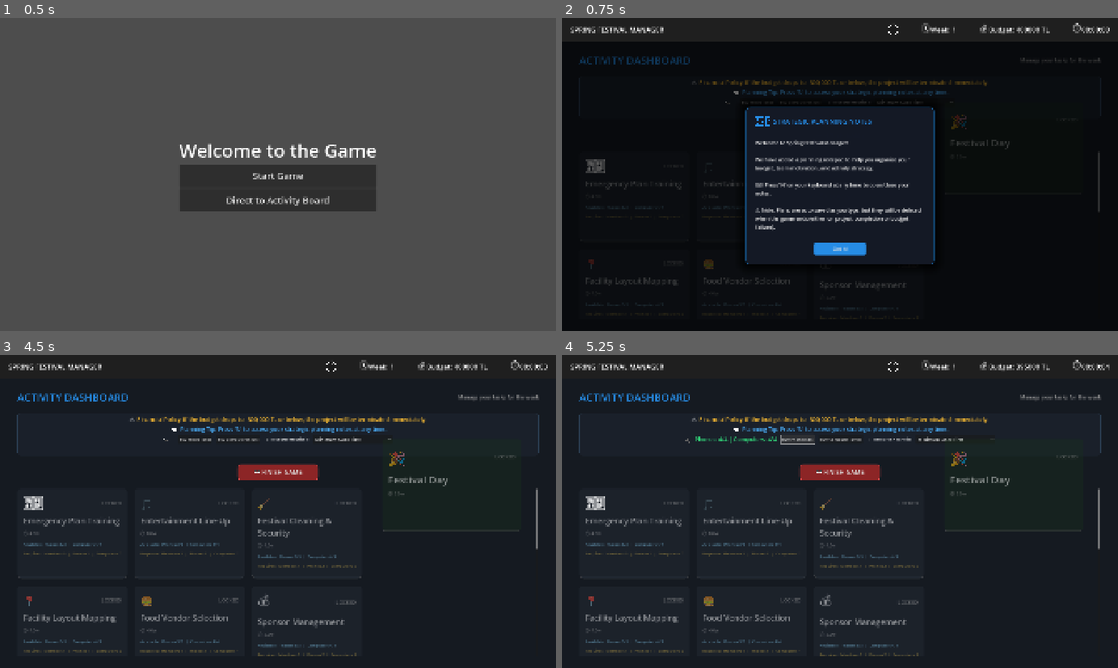
Above: before the commit, frames 1-4 (two rows, left to right).
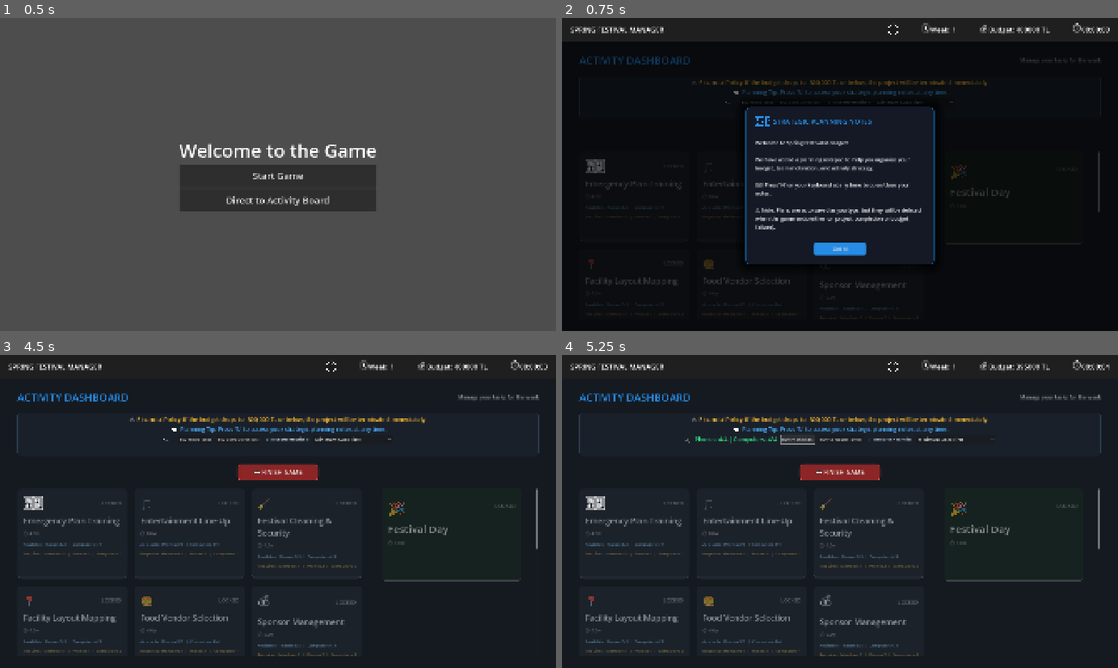
Above: after the commit, the same moments.

Repository: oozankoyuncu/Bitirme-Projesi
Game: Godot game, scene res://main_menu.tscn
The game is run twice, just before and just after one commit, with the same random seed, the same clock (stepped at 60 frames per second) and the same inputs.
Inputs:
- Up to frame 1 (0.5 s): no input
- Up to frame 2 (0.75 s): click "Direct to Activity Board" at 0.5 s
- Up to frame 3 (4.5 s): click "Buy Phone ($5k)" at 1.25 s; click "Buy Computer ($10k)" at 2 s; click "Minimum Slack First" at 2.75 s; click "🏁 FINISH GAME" at 3.5 s; click "Got It!" at 4.25 s
- Up to frame 4 (5.25 s): click "Buy Phone ($5k)" at 5 s

Frame 1 is identical in both runs. In frame 2, 0.3% of the frame differs, in the area x 70-91%, y 30-58%; in frame 3, 0.6%; in frame 4, 0.6%, in the area x 68-94%, y 26-73%.

Commit message:
Feedback sayfası, festival day e gidiş, Tablo değerleri entegresi

Diff:
--- a/data/decoration_themes.json
+++ b/data/decoration_themes.json
@@ -1,40 +1,76 @@
 {
   "decoration_themes": [
 	{
-	  "id": "electro_neon",
-	  "name": "Neon Nights",
-	  "cost": 4500,
-	  "setup_duration": 4,
-	  "satisfaction_impact": 9,
-	  "complexity": 6,
-	  "space_impact": 6
-	},
-	{
-	  "id": "colorful_carnival",
-	  "name": "Vibrant Color Summer",
-	  "cost": 2800,
+	  "id": "urban_minimal",
+	  "name": "Urban Minimal",
 	  "setup_duration": 2,
-	  "satisfaction_impact": 8,
-	  "complexity": 3,
+	  "cost": 87000,
+	  "satisfaction_impact": 1,
+	  "complexity": 5,
 	  "space_impact": 5
 	},
 	{
-	  "id": "old_school_retro",
-	  "name": "Old School 90s Retro",
-	  "cost": 1500,
+	  "id": "color_pulse",
+	  "name": "Color Pulse",
 	  "setup_duration": 1,
-	  "satisfaction_impact": 6,
+	  "cost": 108000,
+	  "satisfaction_impact": 2,
+	  "complexity": 5,
+	  "space_impact": 4
+	},
+	{
+	  "id": "night_lights",
+	  "name": "Night Lights",
+	  "setup_duration": 3,
+	  "cost": 75000,
+	  "satisfaction_impact": 1,
+	  "complexity": 4,
+	  "space_impact": 3
+	},
+	{
+	  "id": "retro_street",
+	  "name": "Retro Street",
+	  "setup_duration": 1,
+	  "cost": 141000,
+	  "satisfaction_impact": 3,
+	  "complexity": 3,
+	  "space_impact": 2
+	},
+	{
+	  "id": "open_nature",
+	  "name": "Open Nature",
+	  "setup_duration": 2,
+	  "cost": 151000,
+	  "satisfaction_impact": 4,
+	  "complexity": 3,
+	  "space_impact": 3
+	},
+	{
+	  "id": "neon_grid",
+	  "name": "Neon Grid",
+	  "setup_duration": 2,
+	  "cost": 150000,
+	  "satisfaction_impact": 3,
 	  "complexity": 2,
 	  "space_impact": 3
 	},
 	{
-	  "id": "freedom_time",
-	  "name": "Beyond Freedom",
-	  "cost": 3750,
+	  "id": "classic_setup",
+	  "name": "Classic Setup",
+	  "setup_duration": 3,
+	  "cost": 104000,
+	  "satisfaction_impact": 2,
+	  "complexity": 4,
+	  "space_impact": 2
+	},
+	{
+	  "id": "dynamic_flow",
+	  "name": "Dynamic Flow",
 	  "setup_duration": 1,
-	  "satisfaction_impact": 8,
-	  "complexity": 2,
-	  "space_impact": 4
+	  "cost": 126000,
+	  "satisfaction_impact": 3,
+	  "complexity": 5,
+	  "space_impact": 1
 	}
   ]
 }
--- a/data/sound_systems.json
+++ b/data/sound_systems.json
@@ -1,31 +1,58 @@
 {
   "sound_systems": [
     {
-      "id": "basic_system",
-      "name": "Basic Audio System",
-      "cost": 1000,
+      "id": "sound_system_1",
+      "name": "Sound System Version 1",
+      "cost": 150000,
+      "sound_quality": 5,
+      "technical_skill_level": 2,
+      "electricity_consumption": 4,
+      "setup_duration": 3
+    },
+    {
+      "id": "sound_system_2",
+      "name": "Sound System Version 2",
+      "cost": 131000,
+      "sound_quality": 5,
+      "technical_skill_level": 4,
+      "electricity_consumption": 3,
+      "setup_duration": 4
+    },
+    {
+      "id": "sound_system_3",
+      "name": "Sound System Version 3",
+      "cost": 113000,
       "sound_quality": 4,
-      "technical_skill_level": 2,
+      "technical_skill_level": 5,
+      "electricity_consumption": 2,
+      "setup_duration": 3
+    },
+    {
+      "id": "sound_system_4",
+      "name": "Sound System Version 4",
+      "cost": 151000,
+      "sound_quality": 4,
+      "technical_skill_level": 1,
+      "electricity_consumption": 4,
+      "setup_duration": 4
+    },
+    {
+      "id": "sound_system_5",
+      "name": "Sound System Version 5",
+      "cost": 77000,
+      "sound_quality": 2,
+      "technical_skill_level": 3,
       "electricity_consumption": 2,
       "setup_duration": 2
     },
     {
-      "id": "standard_system",
-      "name": "Standard Line Array",
-      "cost": 2500,
-      "sound_quality": 7,
-      "technical_skill_level": 4,
-      "electricity_consumption": 4,
+      "id": "sound_system_6",
+      "name": "Sound System Version 6",
+      "cost": 138000,
+      "sound_quality": 4,
+      "technical_skill_level": 2,
+      "electricity_consumption": 3,
       "setup_duration": 3
-    },
-    {
-      "id": "premium_system",
-      "name": "Premium Surround Array",
-      "cost": 4500,
-      "sound_quality": 10,
-      "technical_skill_level": 6,
-      "electricity_consumption": 7,
-      "setup_duration": 4
     }
   ]
 }
--- a/data/stage_setups.json
+++ b/data/stage_setups.json
@@ -1,31 +1,94 @@
 {
   "stage_setups": [
 	{
-	  "id": "basic_stage",
-	  "name": "Basic Stage",
-	  "cost": 1500,
+	  "id": "stage_setup_a",
+	  "name": "Stage Setup A",
+	  "cost": 160000,
+	  "stage_size": 4,
+	  "lighting_complexity": 2,
+	  "operation_features": 2,
+	  "setup_duration": 3
+	},
+	{
+	  "id": "stage_setup_b",
+	  "name": "Stage Setup B",
+	  "cost": 138000,
+	  "stage_size": 1,
+	  "lighting_complexity": 2,
+	  "operation_features": 1,
+	  "setup_duration": 1
+	},
+	{
+	  "id": "stage_setup_c",
+	  "name": "Stage Setup C",
+	  "cost": 235000,
+	  "stage_size": 4,
+	  "lighting_complexity": 5,
+	  "operation_features": 3,
+	  "setup_duration": 4
+	},
+	{
+	  "id": "stage_setup_d",
+	  "name": "Stage Setup D",
+	  "cost": 134000,
 	  "stage_size": 2,
-	  "lighting_complexity": 2,
+	  "lighting_complexity": 4,
+	  "operation_features": 1,
+	  "setup_duration": 2
+	},
+	{
+	  "id": "stage_setup_e",
+	  "name": "Stage Setup E",
+	  "cost": 102000,
+	  "stage_size": 2,
+	  "lighting_complexity": 1,
+	  "operation_features": 1,
+	  "setup_duration": 2
+	},
+	{
+	  "id": "stage_setup_f",
+	  "name": "Stage Setup F",
+	  "cost": 149000,
+	  "stage_size": 2,
+	  "lighting_complexity": 5,
 	  "operation_features": 2,
 	  "setup_duration": 2
 	},
 	{
-	  "id": "standard_stage",
-	  "name": "Standard Stage",
-	  "cost": 3000,
-	  "stage_size": 4,
+	  "id": "stage_setup_g",
+	  "name": "Stage Setup G",
+	  "cost": 139000,
+	  "stage_size": 1,
+	  "lighting_complexity": 5,
+	  "operation_features": 2,
+	  "setup_duration": 1
+	},
+	{
+	  "id": "stage_setup_h",
+	  "name": "Stage Setup H",
+	  "cost": 269000,
+	  "stage_size": 5,
+	  "lighting_complexity": 3,
+	  "operation_features": 4,
+	  "setup_duration": 5
+	},
+	{
+	  "id": "stage_setup_i",
+	  "name": "Stage Setup I",
+	  "cost": 124000,
+	  "stage_size": 3,
+	  "lighting_complexity": 2,
+	  "operation_features": 2,
+	  "setup_duration": 3
+	},
+	{
+	  "id": "stage_setup_j",
+	  "name": "Stage Setup J",
+	  "cost": 171000,
+	  "stage_size": 3,
 	  "lighting_complexity": 3,
 	  "operation_features": 3,
 	  "setup_duration": 3
-	},
-	{
-	  "id": "premium_stage",
-	  "name": "Premium Stage",
-	  "cost": 5000,
-	  "stage_size": 5,
-	  "lighting_complexity": 5,
-	  "operation_features": 4,
-	  "setup_duration": 4
 	}
   ]
 }
--- a/scripts/FeedbackPanel.gd
+++ b/scripts/FeedbackPanel.gd
@@ -1,7 +1,6 @@
 extends Control
 
 # ── Dynamic UI references ──────────────────────────────────────────────
-var _ofs_score_label: Label
 var _ofs_status_container: HBoxContainer
 var _ofs_feedback_label: Label
 var _outcome_table_container: VBoxContainer
@@ -149,12 +148,6 @@
 	score_row.add_theme_constant_override("separation", 16)
 	vbox.add_child(score_row)
 
-	_ofs_score_label = Label.new()
-	_ofs_score_label.text = "-- / 100"
-	_ofs_score_label.add_theme_font_size_override("font_size", 64)
-	_ofs_score_label.add_theme_color_override("font_color", COLOR_TEXT_PRIMARY)
-	score_row.add_child(_ofs_score_label)
-
 	_ofs_status_container = HBoxContainer.new()
 	score_row.add_child(_ofs_status_container)
 
@@ -226,12 +219,8 @@
 
 func _populate_header(results: Dictionary) -> void:
 	var ofs: Dictionary = results.get("ofs", {})
-	var score: float = ofs.get("score", 0.0)
 	var status: String = ofs.get("status", "")
 	var feedback: String = ofs.get("feedback", "")
-
-	_ofs_score_label.text = "%d / 100" % int(score)
-	_ofs_score_label.add_theme_color_override("font_color", _get_score_color(score))
 
 	# Clear old badge
 	for c in _ofs_status_container.get_children():
@@ -759,4 +748,7 @@
 func _on_return_pressed() -> void:
 	var tw := create_tween().set_ease(Tween.EASE_IN).set_trans(Tween.TRANS_CUBIC)
 	tw.tween_property(self, "modulate", Color(1, 1, 1, 0), 0.25)
-	tw.tween_callback(func(): visible = false)
+	tw.tween_callback(func():
+		visible = false
+		get_tree().change_scene_to_file("res://main_menu.tscn")
+	)
--- a/scripts/ScoringEngine.gd
+++ b/scripts/ScoringEngine.gd
@@ -474,7 +474,10 @@
 static func _calculate_tm() -> Dictionary:
 	print("\n--- KPI 5: Time Management (TM) ---")
 
-	var completed: int = GameState.completed_activities.size()
+	var completed := 0
+	for act in GameState.activities:
+		if GameState.completed_activities.has(act["id"]):
+			completed += 1
 	var total_activities: int = GameState.activities.size()
 
 	var score: float = 0.0
--- a/scripts/activity_board.gd
+++ b/scripts/activity_board.gd
@@ -242,7 +242,7 @@
 	rc.set_anchors_preset(PRESET_TOP_RIGHT)
 	rc.grow_horizontal = GROW_DIRECTION_BEGIN
 	rc.add_theme_constant_override("margin_right", 120)
-	rc.add_theme_constant_override("margin_top", 210) # Align with the first row of activities
+	rc.add_theme_constant_override("margin_top", 380) # Align lower on the board
 	add_child(rc)
 
 	# Populate with new cards
@@ -271,7 +271,7 @@
 		show_notepad_info_popup()
 
 func _check_game_completion() -> void:
-	if GameState.completed_activities.size() >= GameState.activities.size():
+	if GameState.completed_activities.has("festival_day"):
 		var notepad = get_parent().get_node_or_null("NotepadPanel")
 		if notepad:
 			notepad.clear_ui_notes()
@@ -596,7 +596,7 @@
 
 func get_activity_status(activity: Dictionary) -> String:
 	var activity_id = activity["id"]
-	if GameState.completed_activities.has(activity_id): return "Completed"
+	if GameState.completed_activities.has(activity_id) and activity_id != "initial_festival_layout_mapping": return "Completed"
 	if GameState.started_activities.has(activity_id): return "In Progress"
 
 	if not _dependencies_completed(activity): return "Locked"
--- a/scripts/decoration_theme_panel.gd
+++ b/scripts/decoration_theme_panel.gd
@@ -186,10 +186,14 @@
 
 func _get_theme_color(id: String) -> Color:
 	match id:
-		"electro_neon": return Color(0.8, 0.0, 1.0) # Neon Purple
-		"colorful_carnival": return Color(1.0, 0.4, 0.0) # Carnival Orange
-		"old_school_retro": return Color(0.0, 0.8, 0.8) # Retro Cyan
-		"freedom_time": return Color(1.0, 1.0, 1.0) # Pure White/Beyond
+		"urban_minimal": return Color(0.6, 0.6, 0.6) # Industrial Grey
+		"color_pulse": return Color(1.0, 0.3, 0.5) # Bright Pink/Magenta
+		"night_lights": return Color(0.9, 0.8, 0.3) # Warm Yellow/Lantern
+		"retro_street": return Color(0.2, 0.8, 0.4) # Arcade Green
+		"open_nature": return Color(0.3, 0.8, 0.3) # Leaf Green
+		"neon_grid": return Color(0.0, 0.6, 1.0) # Electric Blue
+		"classic_setup": return Color(0.9, 0.9, 0.9) # Clean White
+		"dynamic_flow": return Color(0.8, 0.3, 0.9) # Dynamic Violet
 		_: return Color(0.5, 0.5, 0.5)
 
 func _select_theme(theme: Dictionary, card: PanelContainer) -> void:
@@ -206,10 +210,14 @@
 
 	# Descriptions mapping (dynamic)
 	match theme["id"]:
-		"electro_neon": description_label.text = "Immerse the festival in futuristic neon lights and electronic vibes. High satisfaction but requires significant power and space."
-		"colorful_carnival": description_label.text = "A burst of traditional colors and street-party aesthetics. Reliable, simple to set up, and universally loved."
-		"old_school_retro": description_label.text = "Nostalgic 90s vibes with pixel art and retro props. Low cost and low complexity, perfect for tighter budgets."
-		"freedom_time": description_label.text = "Abstract, minimalist, and open-ended. A sophisticated choice that balances space and satisfaction beautifully."
+		"urban_minimal": description_label.text = "Sleek, modern design focusing on industrial elements, clean lines, and neutral color tones."
+		"color_pulse": description_label.text = "Energetic and pulsing colors that react to the atmosphere and music. High-impact color waves."
+		"night_lights": description_label.text = "A warm and inviting environment illuminated by strings of fairy lights, lanterns, and cozy fixtures."
+		"retro_street": description_label.text = "Street-style decoration themed around the colorful era of retro arcade cabinets and classic pop art."
+		"open_nature": description_label.text = "Brings the outdoors in, using plants, wooden structures, and organic arrangements to create a fresh vibe."
+		"neon_grid": description_label.text = "A cyber-aesthetic layout characterized by grid patterns, glowing accents, and electric neon frames."
+		"classic_setup": description_label.text = "A traditional, elegant festival decoration layout emphasizing timeless aesthetics and comfortable spacing."
+		"dynamic_flow": description_label.text = "Flowing elements, light projections, and wind-responsive installations that create a constantly evolving environment."
 
 	var impact = GameState.calculate_decoration_theme_impact(theme)
 	synergy_label.text = "Synergy Score: " + str(snapped(impact, 0.1))
--- a/scripts/promotion_strategy_panel.gd
+++ b/scripts/promotion_strategy_panel.gd
@@ -1,41 +1,48 @@
 extends Control
 
-# Data structure expanded to 5 options according to objectives
+# Data structure expanded to 6 options according to objectives
 var promotion_options = {
-	"posters": {
-		"display_name": "Campus Posters & Flyers",
-		"desc": "Low cost, traditional method. Highly visible on campus but easy to ignore.",
-		"cost": 800,
-		"expected_reach": 1500,
-		"reliability": 0.6
+	"no_promotion": {
+		"display_name": "No Promotion",
+		"desc": "Do not spend any budget on promotion. Zero expected reach.",
+		"cost": 0,
+		"expected_reach": 0,
+		"reliability": 0.0
 	},
 	"social_media": {
-		"display_name": "Targeted Social Media Ads",
-		"desc": "Uses algorithms to target student demographics on popular platforms.",
-		"cost": 2500,
-		"expected_reach": 3500,
-		"reliability": 0.82
+		"display_name": "Social Media Ads",
+		"desc": "Targeted ads on student social networks.",
+		"cost": 42000,
+		"expected_reach": 1500,
+		"reliability": 0.75
 	},
-	"radio_podcast": {
-		"display_name": "Local Radio & Podcasts",
-		"desc": "Sponsorship spots on local youth stations and campus podcasts.",
-		"cost": 3000,
-		"expected_reach": 4200,
-		"reliability": 0.7
-	},
-	"pr_press": {
-		"display_name": "Traditional Media (PR & Press)",
-		"desc": "Press releases and articles in local newspapers and news portals.",
-		"cost": 4500,
-		"expected_reach": 5500,
-		"reliability": 0.85
+	"posters": {
+		"display_name": "Campus Posters and Flyers",
+		"desc": "Print and distribute physical flyers around campus.",
+		"cost": 25000,
+		"expected_reach": 600,
+		"reliability": 0.90
 	},
 	"influencers": {
-		"display_name": "Influencer Partnerships",
-		"desc": "Collaboration with local social media personalities. Massive potential audience.",
-		"cost": 6500,
-		"expected_reach": 9000,
-		"reliability": 0.65
+		"display_name": "Influencer Collaborations",
+		"desc": "Work with local student influencers to promote the event.",
+		"cost": 27000,
+		"expected_reach": 1200,
+		"reliability": 0.55
+	},
+	"online_campaigns": {
+		"display_name": "Online Campaigns",
+		"desc": "Banner ads and newsletters on university-affiliated blogs.",
+		"cost": 21000,
+		"expected_reach": 400,
+		"reliability": 0.80
+	},
+	"student_platforms": {
+		"display_name": "Student Community Platforms",
+		"desc": "Announcement posts and pins on official student forums and chats.",
+		"cost": 25000,
+		"expected_reach": 200,
+		"reliability": 0.85
 	}
 }
 
@@ -118,6 +125,8 @@
 	info_close.pressed.connect(func(): info_popup.hide())
 	info_popup.hide()
 
+	_wrap_promotion_list_in_scroll()
+
 	_setup_styles()
 	create_options()
 	refresh_ui()
@@ -171,6 +180,25 @@
 			node.visible = true
 	refresh_ui()
 
+func _wrap_promotion_list_in_scroll() -> void:
+	var parent = promotion_list.get_parent()
+	if not parent:
+		return
+
+	var scroll = ScrollContainer.new()
+	scroll.name = "PromotionScrollContainer"
+	scroll.size_flags_horizontal = Control.SIZE_EXPAND_FILL
+	scroll.size_flags_vertical = Control.SIZE_EXPAND_FILL
+	scroll.horizontal_scroll_mode = ScrollContainer.SCROLL_MODE_DISABLED
+
+	var idx = promotion_list.get_index()
+	parent.remove_child(promotion_list)
+	parent.add_child(scroll)
+	parent.move_child(scroll, idx)
+
+	scroll.add_child(promotion_list)
+	promotion_list.size_flags_horizontal = Control.SIZE_EXPAND_FILL
+
 func _setup_styles() -> void:
 	# General Panel Style
 	var bg_style = StyleBoxFlat.new()
@@ -210,7 +238,7 @@
 		var expected = p["expected_reach"]
 		var rel = p["reliability"]
 		var actual = int(expected * rel)
-		var efficiency = float(actual) / float(p["cost"]) * 10.0 # Multiplier for visual scale
+		var efficiency = float(actual) / float(p["cost"]) * 10.0 if p["cost"] > 0 else 0.0 # Multiplier for visual scale
 
 		# Main Card Container
 		var card = PanelContainer.new()
--- a/scripts/sound_system_choices_panel.gd
+++ b/scripts/sound_system_choices_panel.gd
@@ -186,11 +186,6 @@
 		if s["id"] == selected_system_id:
 			system_data = s
 			break
-
-	if GameState.money < system_data["cost"]:
-		result_label.text = "INSUFFICIENT FUNDS: Budget threshold exceeded."
-		result_label.add_theme_color_override("font_color", Color.RED)
-		return
 
 	GameState.choose_sound_system(system_data)
 	GameState.complete_activity("sound_system_choices")
--- a/scripts/stage_setup_choices_panel.gd
+++ b/scripts/stage_setup_choices_panel.gd
@@ -212,10 +212,6 @@
 			stage_data = s
 			break
 
-	if GameState.money < stage_data["cost"]:
-		result_label.text = "ERROR: Insufficient capital for this infrastructure."
-		result_label.add_theme_color_override("font_color", Color.RED)
-		return
 
 	GameState.choose_stage_setup(stage_data)
 	GameState.complete_activity("stage_setup_choices")
--- a/scripts/ticket_pricing_panel.gd
+++ b/scripts/ticket_pricing_panel.gd
@@ -2,43 +2,83 @@
 
 # Strategic Pricing Options
 var pricing_options = {
-	"super_saver": {
-		"display_name": "Super Saver / Early Bird",
-		"desc": "Aggressive low pricing to fill the venue quickly. High energy, low margin.",
+	"ticket_0": {
+		"display_name": "Ticket – 0",
+		"desc": "Free entry to maximize attendance. No revenue from tickets.",
+		"price": 0,
+		"impact": 0.30,
+		"quality": 1,
+		"color": Color(0.4, 0.9, 0.4)
+	},
+	"ticket_50": {
+		"display_name": "Ticket – 50",
+		"desc": "Minimal pricing to attract the widest audience possible.",
+		"price": 50,
+		"impact": 0.30,
+		"quality": 1,
+		"color": Color(0.4, 0.8, 0.4)
+	},
+	"ticket_100": {
+		"display_name": "Ticket – 100",
+		"desc": "Low-cost entry that still boosts attendance significantly.",
+		"price": 100,
+		"impact": 0.30,
+		"quality": 2,
+		"color": Color(0.3, 0.8, 0.6)
+	},
+	"ticket_150": {
+		"display_name": "Ticket – 150",
+		"desc": "Affordable pricing with moderate attendance growth.",
+		"price": 150,
+		"impact": 0.10,
+		"quality": 2,
+		"color": Color(0.2, 0.7, 0.9)
+	},
+	"ticket_200": {
+		"display_name": "Ticket – 200",
+		"desc": "Balanced pricing that maintains steady attendance.",
+		"price": 200,
+		"impact": 0.10,
+		"quality": 3,
+		"color": Color(0.3, 0.6, 1.0)
+	},
+	"ticket_250": {
+		"display_name": "Ticket – 250",
+		"desc": "Mid-range pricing with moderate attendance and quality.",
 		"price": 250,
-		"impact": 0.35,
-		"quality": 0,
-		"color": Color(0.4, 0.8, 0.4)
-	},
-	"student": {
-		"display_name": "Student Promotion",
-		"desc": "Targeted pricing for the core campus demographic. Balanced and fair.",
-		"price": 380,
-		"impact": 0.15,
-		"quality": 1,
-		"color": Color(0.2, 0.7, 0.9)
-	},
-	"standard": {
-		"display_name": "Standard Access",
-		"desc": "The market expected price. No surprises, steady attendance.",
-		"price": 550,
-		"impact": 0.0,
-		"quality": 2,
+		"impact": 0.10,
+		"quality": 3,
 		"color": Color(1.0, 1.0, 1.0)
 	},
-	"premium": {
-		"display_name": "Premium Experience",
-		"desc": "Higher price for a perceived quality boost and exclusive atmosphere.",
-		"price": 950,
-		"impact": -0.18,
+	"ticket_300": {
+		"display_name": "Ticket – 300",
+		"desc": "Higher pricing that reduces attendance but increases perceived value.",
+		"price": 300,
+		"impact": -0.25,
+		"quality": 4,
+		"color": Color(0.9, 0.8, 0.2)
+	},
+	"ticket_350": {
+		"display_name": "Ticket – 350",
+		"desc": "Premium pricing targeting a quality-focused audience.",
+		"price": 350,
+		"impact": -0.25,
 		"quality": 4,
 		"color": Color(0.9, 0.7, 0.2)
 	},
-	"elite": {
-		"display_name": "Elite / VIP Tier",
-		"desc": "Maximum margin. Targets a niche audience. Massive quality boost, limited crowd.",
-		"price": 1600,
-		"impact": -0.45,
+	"ticket_400": {
+		"display_name": "Ticket – 400",
+		"desc": "High-end pricing for an exclusive festival experience.",
+		"price": 400,
+		"impact": -0.25,
+		"quality": 5,
+		"color": Color(0.9, 0.5, 0.2)
+	},
+	"ticket_450": {
+		"display_name": "Ticket – 450",
+		"desc": "Maximum pricing for the most exclusive experience. Limited crowd.",
+		"price": 450,
+		"impact": -0.25,
 		"quality": 5,
 		"color": Color(0.8, 0.3, 0.9)
 	}
@@ -127,6 +167,9 @@
 	if consulting_panel:
 		consulting_panel.hide()
 
+	# Wrap PricingList in a ScrollContainer so all options are scrollable
+	_wrap_pricing_list_in_scroll()
+
 	_setup_styles()
 	create_options()
 	refresh_ui()
@@ -173,6 +216,25 @@
 
 	add_child(dialog)
 	dialog.popup_centered()
+
+func _wrap_pricing_list_in_scroll() -> void:
+	var parent = pricing_list.get_parent()
+	if not parent:
+		return
+
+	var scroll = ScrollContainer.new()
+	scroll.name = "PricingScrollContainer"
+	scroll.size_flags_horizontal = Control.SIZE_EXPAND_FILL
+	scroll.size_flags_vertical = Control.SIZE_EXPAND_FILL
+	scroll.horizontal_scroll_mode = ScrollContainer.SCROLL_MODE_DISABLED
+
+	var idx = pricing_list.get_index()
+	parent.remove_child(pricing_list)
+	parent.add_child(scroll)
+	parent.move_child(scroll, idx)
+
+	scroll.add_child(pricing_list)
+	pricing_list.size_flags_horizontal = Control.SIZE_EXPAND_FILL
 
 func _setup_styles() -> void:
 	normal_style = StyleBoxFlat.new()
